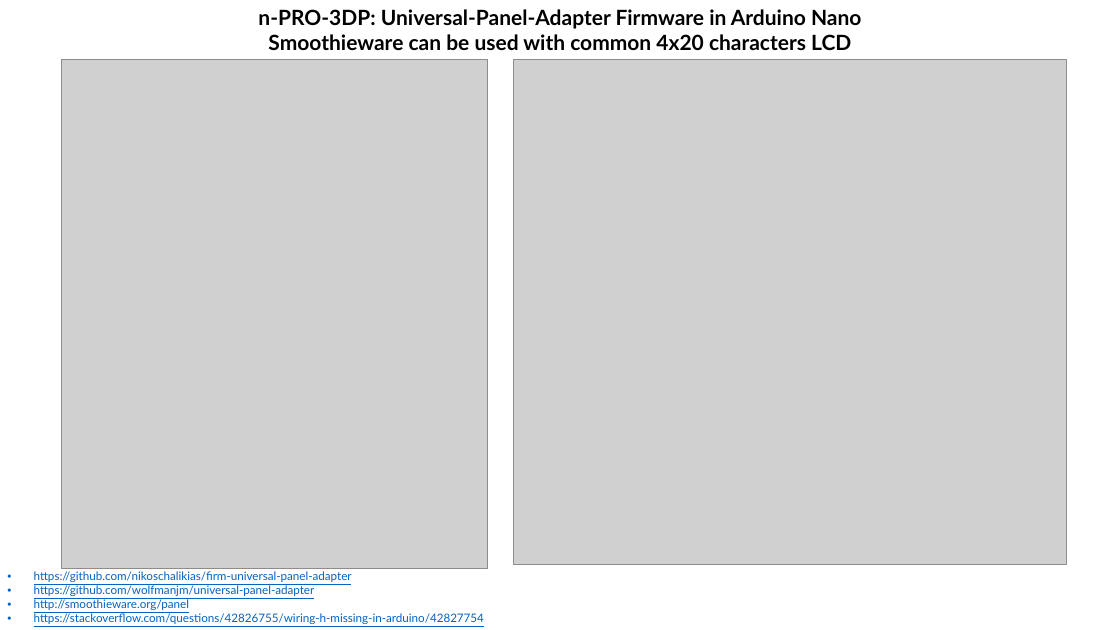
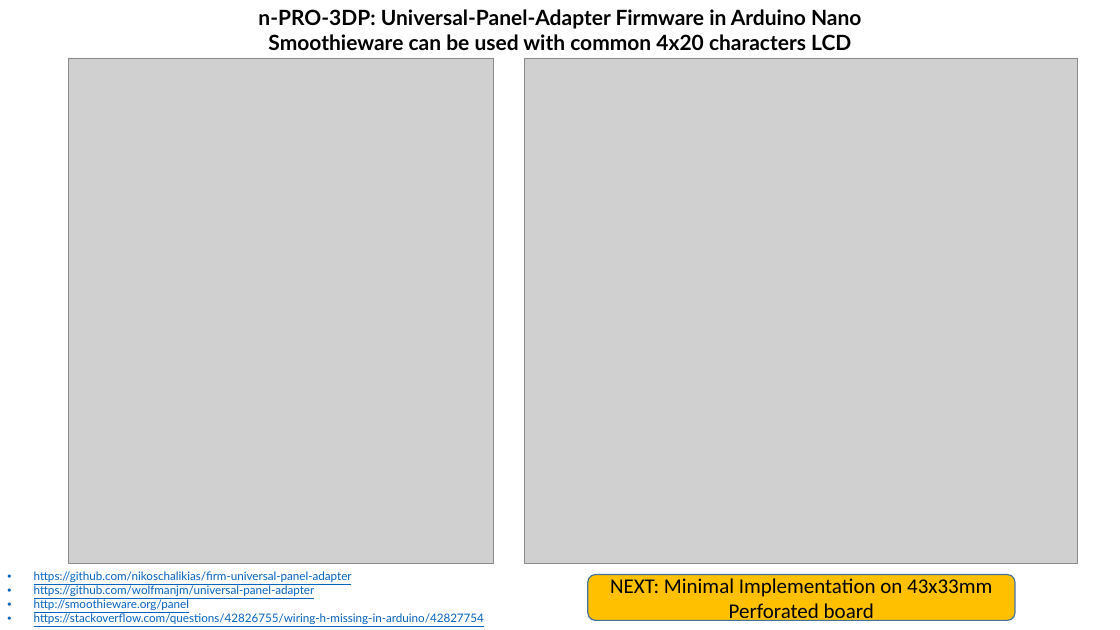
Before and after one commit to Motion-Controller/prj_UPA_minimal, a slide deck: slide 2 of universalPanelAdapter.pptx. Drawn at 1120x630 pixels with LibreOffice and Linux fonts; fonts in the diff are those of the drawing; grey boxes stand for pictures. Boxes give left, top, right and bottom in pixels: in the first picture for what was removed or moved away, otherwise in the second. Text is boxed around its words. In the diff, an @@ line names an element or a change of style, - is before the commit and + after.

Commit message:
schematic and perforated board in progress

```diff
--- a/universalPanelAdapter.pptx
+++ b/universalPanelAdapter.pptx
@@ picture: place and size @@
-picture at (61,60,488,569)
+picture at (69,58,494,564)
@@ picture: place and size @@
-picture at (513,60,1066,565)
+picture at (525,58,1078,564)
@@ rounded rectangle added at (588,575,1016,621), fill #FFC000, outline #43739E 1 pt, 18 pt, text #000000 @@
+NEXT: Minimal Implementation on 43x33mm Perforated board
```
Also in this commit, not shown: 1 other slide changed, 4 slides added, 14 other files.
